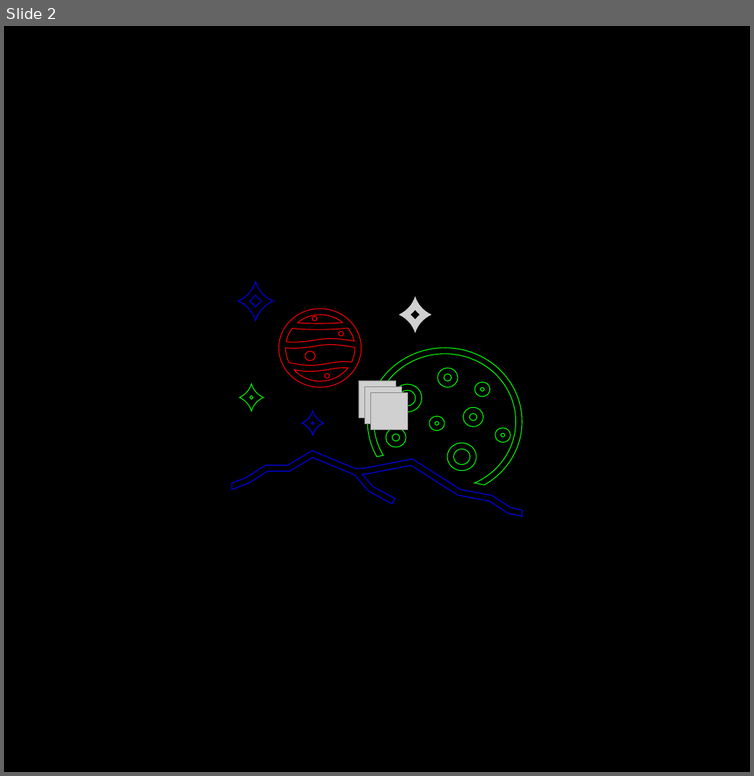
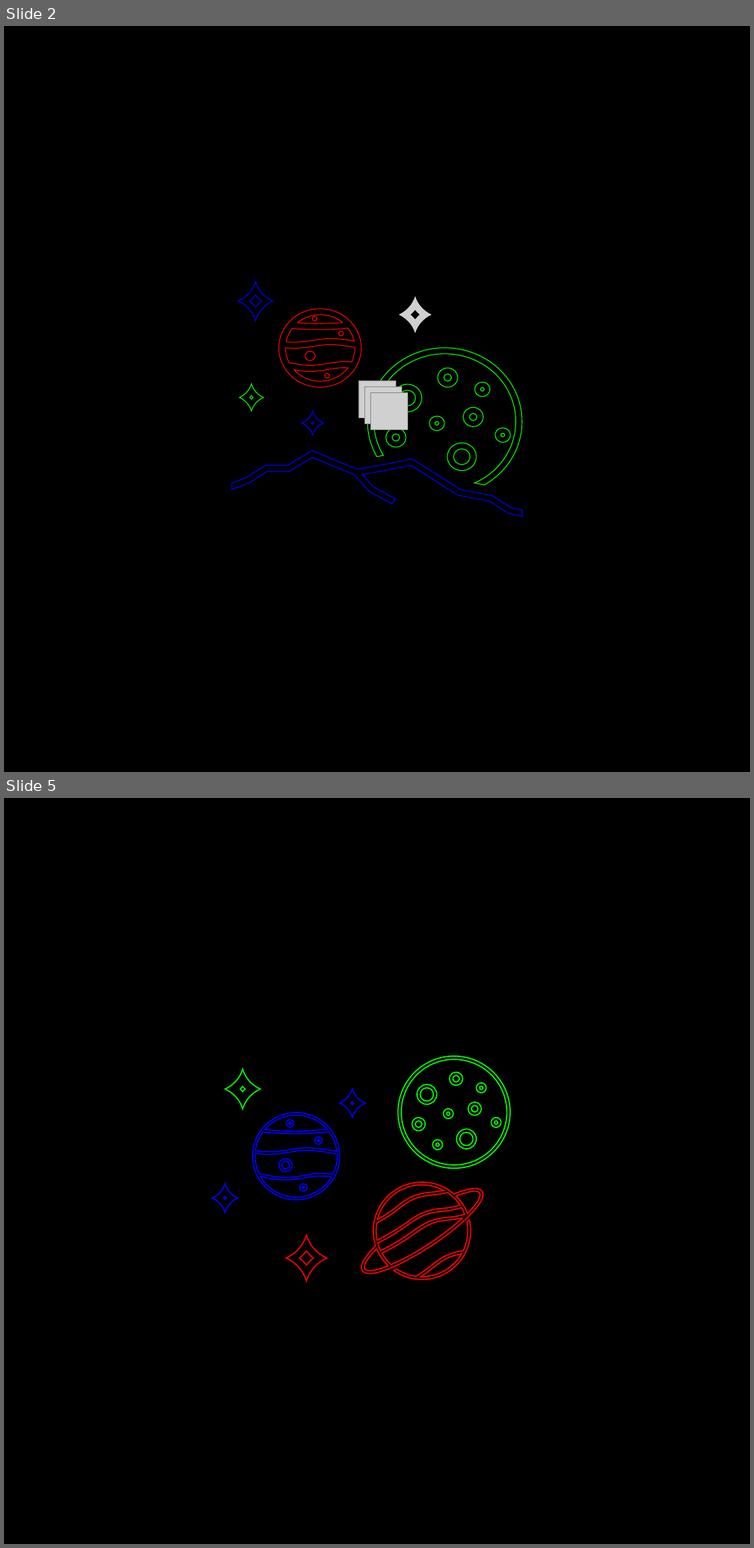
Before and after one commit to SSSSSGGGGGG/Computer-Generate-Hologram, a slide deck: FFT of imgs/planets_h16.pptx. Shown one above the other, each under a label of ours: slide 2 before the commit, slides 2 and 5 after it; the slides between them are not shown. The pictures are 754x776 and 754x1548 pixels, drawn with LibreOffice and Linux fonts; fonts in the diff are those of the drawing; grey boxes stand for pictures. Boxes give left, top, right and bottom in pixels: in the first picture for what was removed or moved away, otherwise in the second. Text is boxed around its words. In the diff, an @@ line names an element or a change of style, - is before the commit and + after.

```diff
--- a/FFT of imgs/planets_h16.pptx
+++ b/FFT of imgs/planets_h16.pptx
@@ slide 5 added at [4, 798, 750, 1544], background #000000 @@
@@ freeform shape added at [225, 1069, 260, 1109], fill #000000, outline #00FF00 2.25 pt @@
@@ freeform shape added at [339, 1089, 365, 1117], outline #0000FF 2.25 pt @@
@@ group added at [398, 1056, 510, 1168]: 10 freeform shapes @@
@@ group added at [253, 1112, 340, 1200]: 5 freeform shapes @@
@@ freeform shape added at [360, 1169, 484, 1293], fill #000000, outline #FF0000 2.25 pt @@
@@ freeform shape added at [212, 1184, 238, 1212], outline #0000FF 2.25 pt @@
@@ freeform shape added at [392, 1207, 473, 1288], fill #000000, outline #FF0000 2.25 pt @@
@@ freeform shape added at [286, 1235, 327, 1281], fill #000000, outline #FF0000 2.25 pt @@
```
Also in this commit, not shown: 1 slide changed, 1 other slide added, 35 other files.
